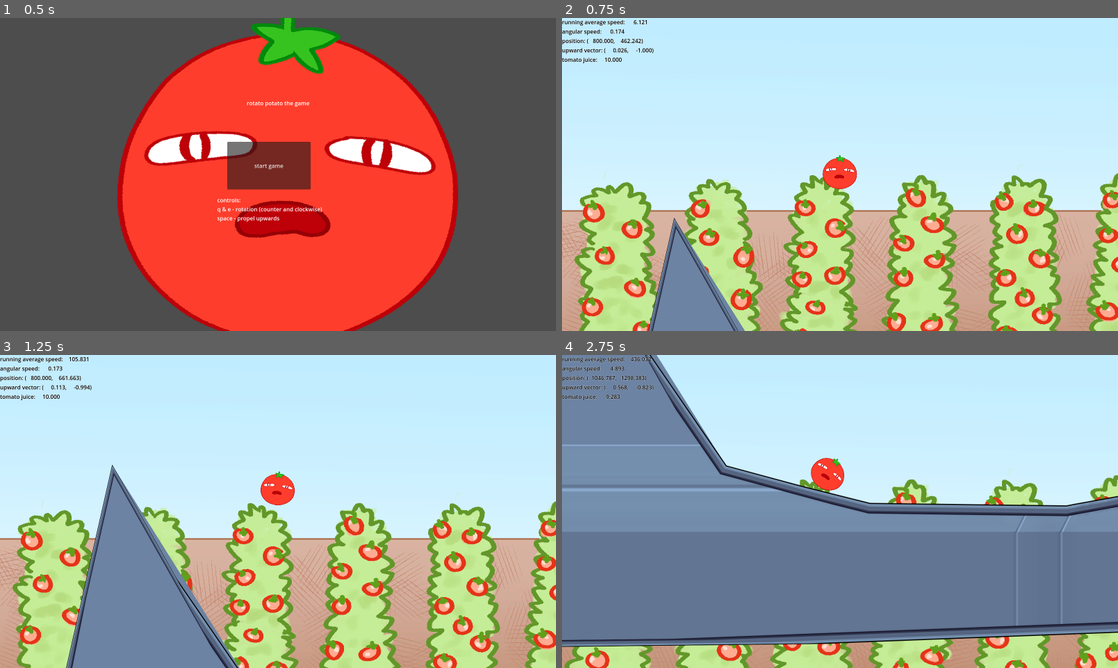
Above: before the commit, frames 1-4 (two rows, left to right).
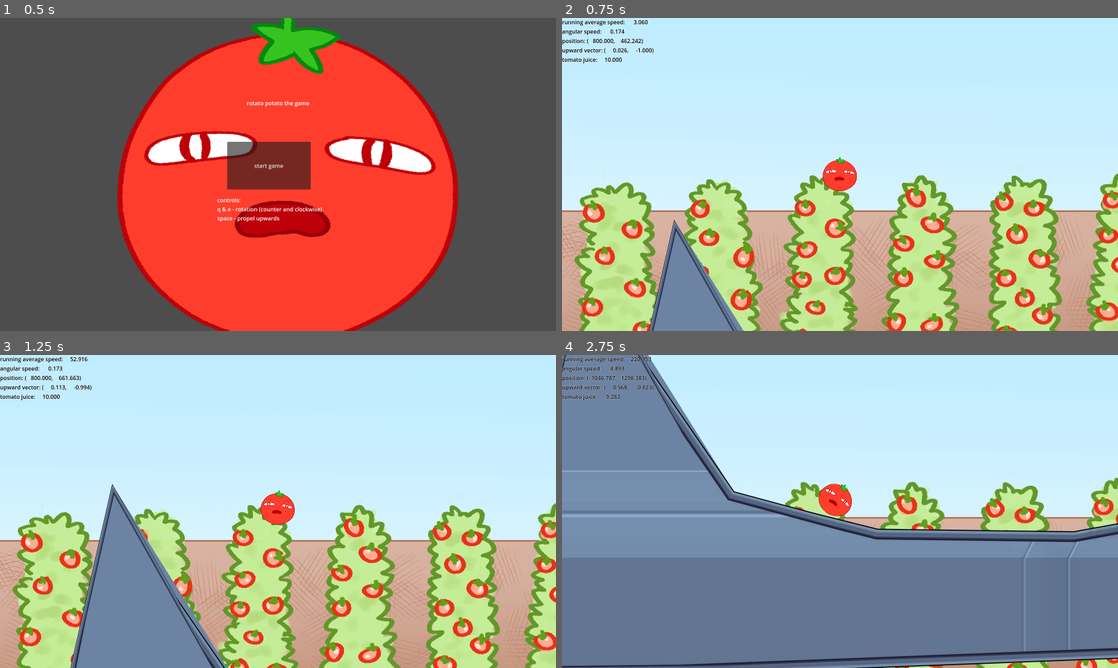
Above: after the commit, the same moments.

Repository: DazyLude/DokiJam2025
Game: Godot game, scene res://scenes/menu.tscn
Two runs of this game, one before a commit and one after it. Both use one fixed random seed, a clock stepped at 60 frames per second and the inputs below.
Inputs (mouse positions are in pixels of both pictures, inside the frame that each line leads up to):
- Up to frame 1 (0.5 s): no input
- Up to frame 2 (0.75 s): click "start game" at 0.5 s
- Up to frame 3 (1.25 s): no input
- Up to frame 4 (2.75 s): tap Enter at 1.25 s; move the mouse to (962, 495) at 1.27 s; hold Space (fly) 1.28-2 s; click (962, 495) at 1.42 s; drag from (728, 527) to (812, 574) at 2.02 s

Frame 1 is identical in both runs. In frame 2, 2.8% of the frame differs, in the area x 0-100%, y 0-100%; in frame 3, 12%; in frame 4, 22%.

Commit message:
minor refactoring

Diff:
--- a/scenes/player/player.gd
+++ b/scenes/player/player.gd
@@ -1,8 +1,10 @@
 class_name Player extends RigidBody2D
 
 
-const CAMERA_GIVE := 5e-5;
+const CAMERA_GIVE := 1e-5;
 const CAMERA_OFFSET_LIMIT := 150.0;
+const CAMERA_LLG = CAMERA_OFFSET_LIMIT * CAMERA_OFFSET_LIMIT * CAMERA_GIVE;
+const CAMERA_LG = CAMERA_OFFSET_LIMIT * CAMERA_GIVE;
 
 
 const ROT_ACCEL = 20.0; # in rad/s^2
@@ -11,8 +13,8 @@
 ## speed at which the player is considered stationary
 const SPEED_LOWER_LIMIT = 0.01; # in px/s
 
-## players average velocity is calculated over VELOCITY_AVG_LIMIT amount of frames
-const VELOCITY_AVG_LIMIT := 120;
+## players running average velocity is calculated over VELOCITY_AVG_LIMIT amount of frames
+const VELOCITY_AVG_LIMIT := 240;
 var velocity_avg_array := PackedVector2Array();
 var velocity_avg := Vector2();
 var velocity_avg_idx : int = 0;
@@ -81,7 +83,4 @@
 	var vel_len := velocity_avg.length();
 	var vel_dir := velocity_avg.normalized().rotated(-rotation);
 
-	var lsqg = CAMERA_OFFSET_LIMIT * CAMERA_OFFSET_LIMIT * CAMERA_GIVE;
-	var lg = CAMERA_OFFSET_LIMIT * CAMERA_GIVE;
-
-	$Camera2D.position = vel_dir * vel_len * lsqg / (1 + vel_len * lg);
+	$Camera2D.position = vel_dir * vel_len * CAMERA_LLG / (1 + vel_len * CAMERA_LG);
